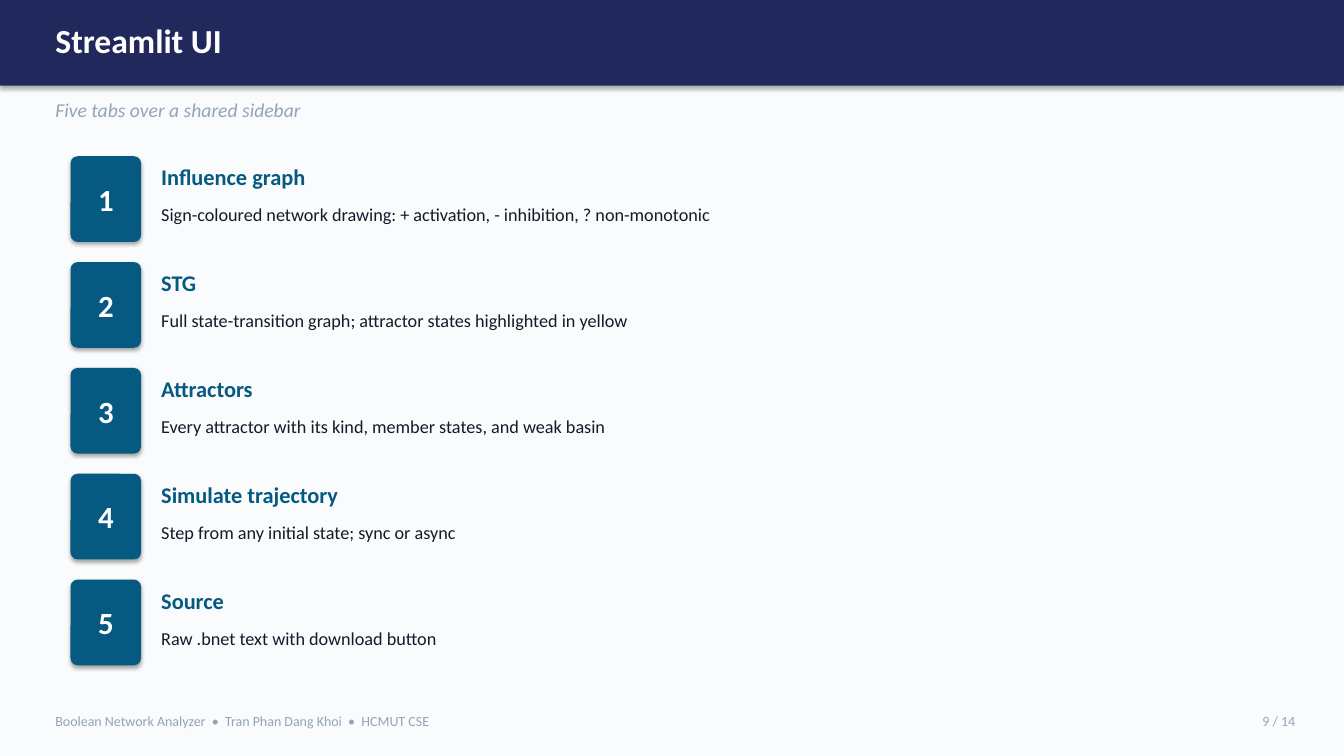
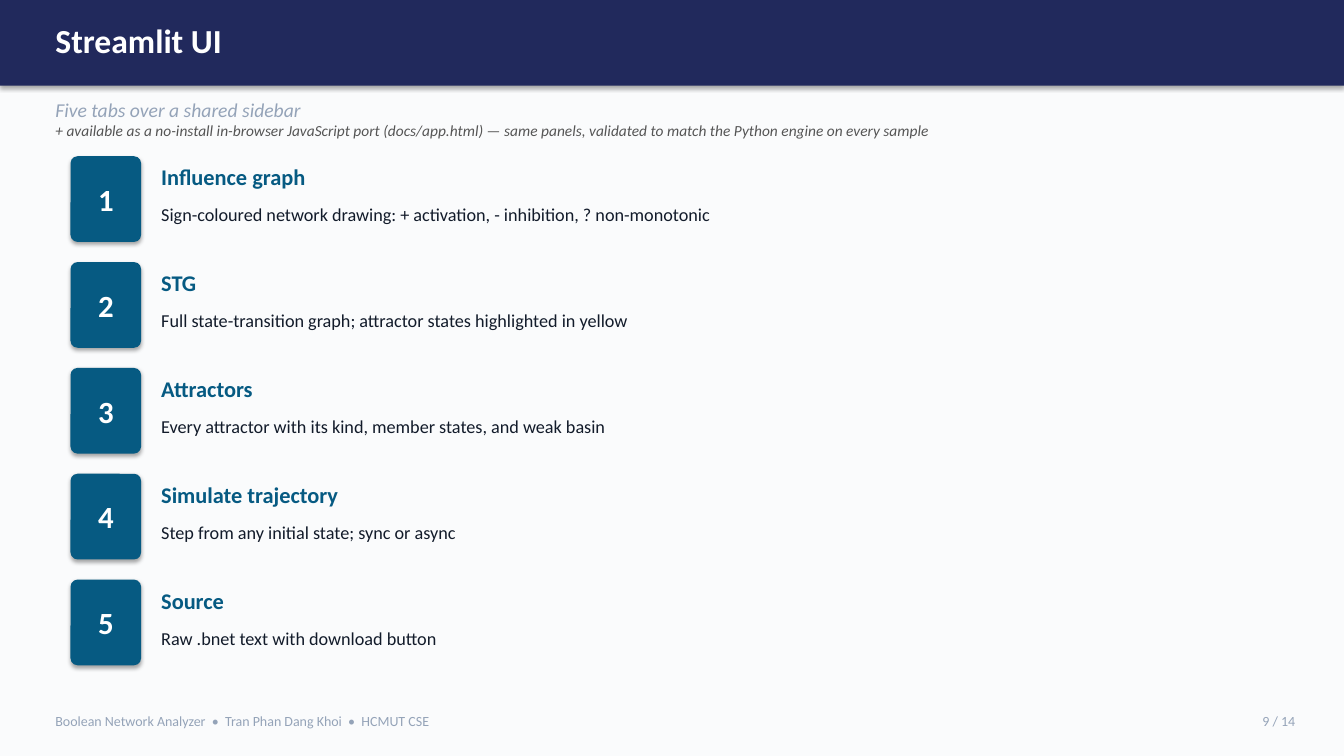
Before and after one commit to dangkhoi-dev/boolean-network-analyzer, a slide deck: slide 9 of Slide/Boolean_Network_Analyzer_Slides.pptx. Drawn at 1344x756 pixels with LibreOffice and Linux fonts; fonts in the diff are those of the drawing. Boxes give left, top, right and bottom in pixels: in the first picture for what was removed or moved away, otherwise in the second. Text is boxed around its words. In the diff, an @@ line names an element or a change of style, - is before the commit and + after.

```diff
--- a/Slide/Boolean_Network_Analyzer_Slides.pptx
+++ b/Slide/Boolean_Network_Analyzer_Slides.pptx
@@ text at (67, 125, 928, 139): paragraph added @@
++ available as a no-install in-browser JavaScript port (docs/app.html) — same panels, validated to match the Python engine on every sample
```
Also in this commit, not shown: 3 other slides changed, 58 other files.
